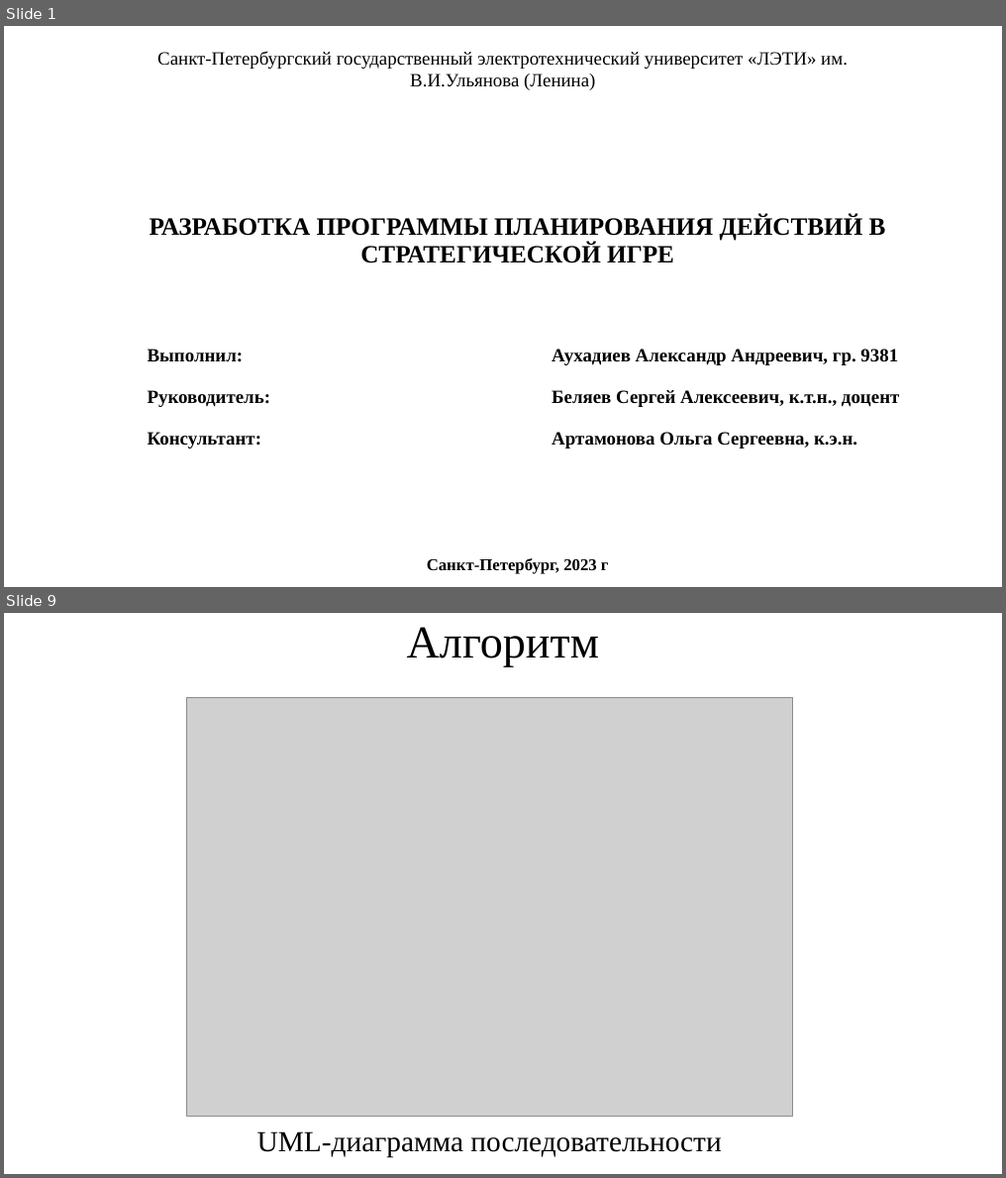
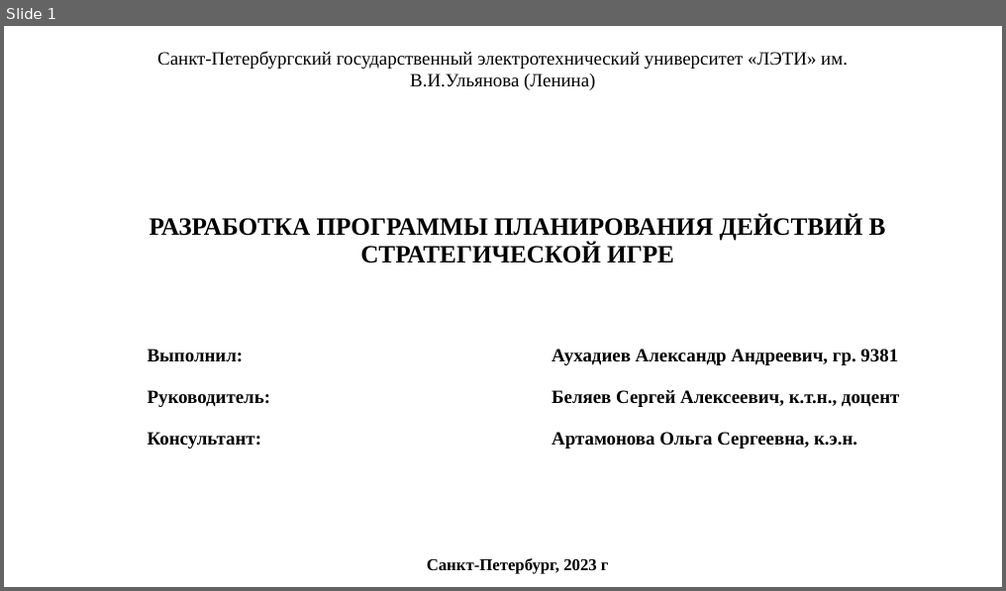
Before and after one commit to Auhadiev/StarCraftBotBTs, a slide deck: Диплом/2023ВКР938102АУХАДИЕВ.pptx. Shown one above the other, each under a label of ours: slides 1 and 9 before the commit, slide 1 after it; the slides between them are not shown. The pictures are 1006x1178 and 1006x591 pixels, drawn with LibreOffice and Linux fonts; fonts in the diff are those of the drawing; grey boxes stand for pictures. Boxes give left, top, right and bottom in pixels: in the first picture for what was removed or moved away, otherwise in the second. Text is boxed around its words. In the diff, an @@ line names an element or a change of style, - is before the commit and + after.

```diff
--- a/Диплом/2023ВКР938102АУХАДИЕВ.pptx
+++ b/Диплом/2023ВКР938102АУХАДИЕВ.pptx
@@ slide 9 removed at [4, 613, 1002, 1174], background #FFFFFF @@
@@ title removed at [407, 627, 599, 666] @@
-Алгоритм
@@ picture removed at [187, 697, 792, 1116] @@
@@ text removed at [257, 1132, 721, 1157] @@
-UML-диаграмма последовательности
```
Also in this commit, not shown: 12 slides changed, 10 slides added, 3 other slides removed, 15 other files.
